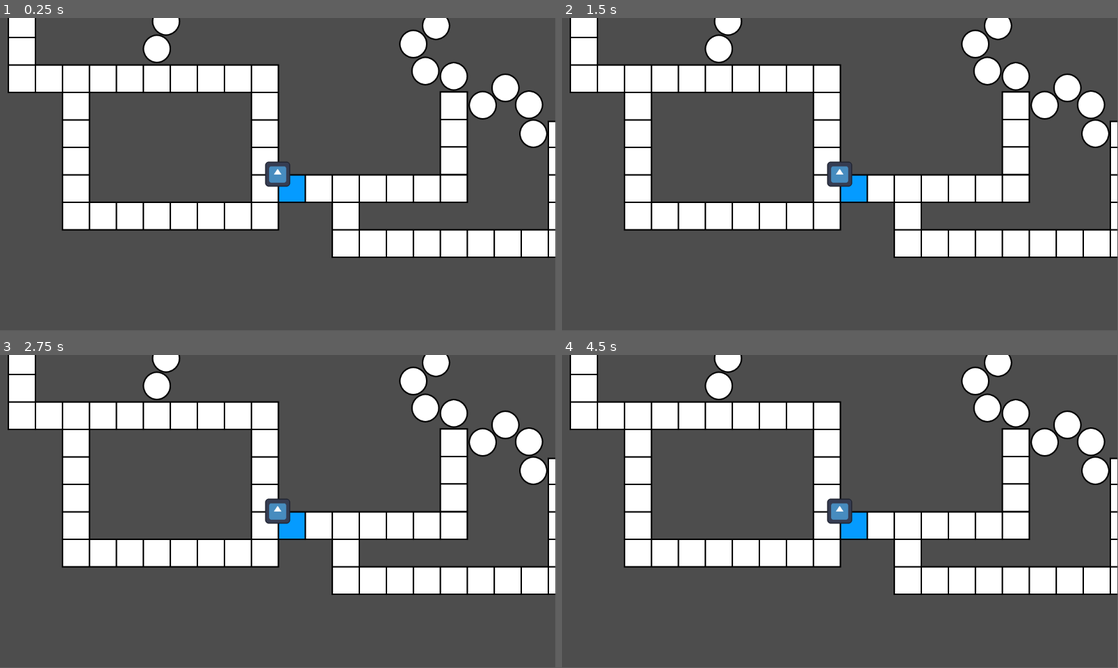
Above: before the commit, frames 1-4 (two rows, left to right).
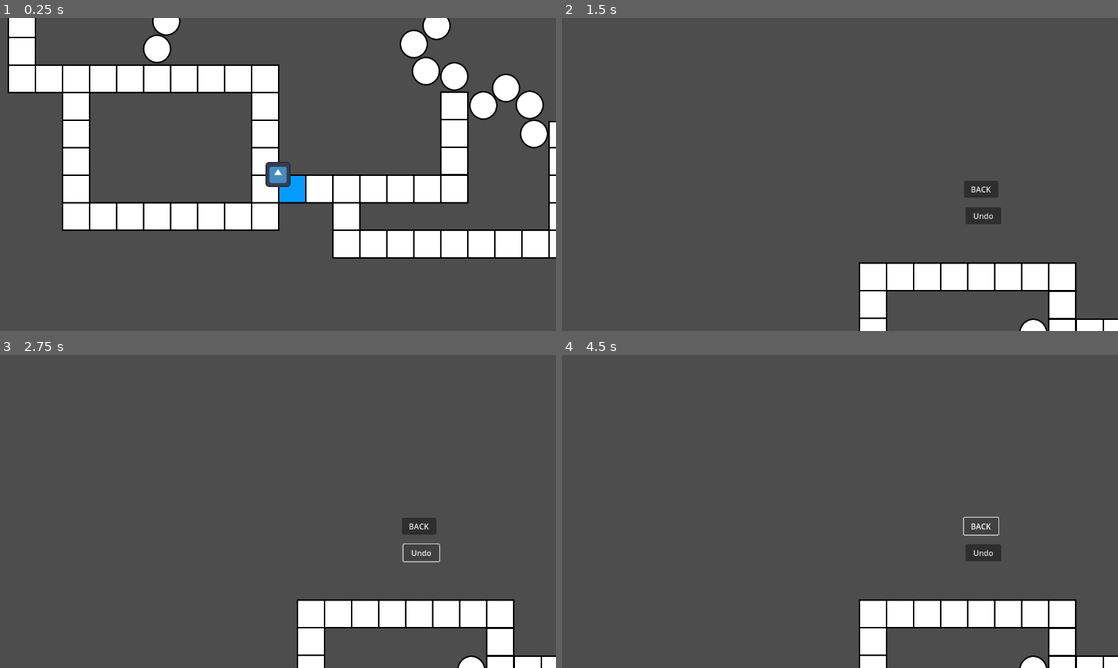
Above: after the commit, the same moments.

Repository: hfxbse/mparty
Game: Godot game, scene res://main/main.tscn
Two runs of this game, one before a commit and one after it. Both use one fixed random seed, a clock stepped at 60 frames per second and the inputs below. The engine's default icon, where the game draws it, is replaced by a stand-in: a white triangle on a blue panel in a dark square.
Inputs (mouse positions are in pixels of both pictures, inside the frame that each line leads up to):
- Up to frame 1 (0.25 s): no input
- Up to frame 2 (1.5 s): tap Enter at 0.5 s; move the mouse to (962, 158) at 0.52 s; hold M 0.53-1.25 s; click (962, 158) at 0.67 s; tap P at 0.8 s; click (928, 212) at 1.25 s, where only the run after the commit has a clickable "MOVE"
- Up to frame 3 (2.75 s): click (422, 552) at 2 s, where only the run after the commit has a clickable "Undo"
- Up to frame 4 (4.5 s): click (984, 552) at 2.75 s, where only the run after the commit has a clickable "Undo"; click (984, 552) at 3.5 s, where only the run after the commit has a clickable "Undo"; click (979, 527) at 4.25 s, where only the run after the commit has a clickable "BACK"
In our replay, the window is 799x449 before the commit and 800x450 after it. These sizes can differ from the game's own. Grey fills any space a smaller window leaves; there, only what the larger window draws over its background counts as a difference.

The runs differ from the first frame. In frame 1, 3.4% of the frame differs, in the area x 1-100%, y 0-77%; in frame 2, 30%; in frame 3, 30%; in frame 4, 30%, in the area x 1-100%, y 0-100%.

Commit message:
Fix camera and sart implementation of the mobile camera

Diff:
--- a/main/MainCamera.gd
+++ b/main/MainCamera.gd
@@ -13,7 +13,7 @@
 func _unhandled_input(event: InputEvent) -> void:
 	if is_current():
 		if event is InputEventMouseMotion:
-			if event.button_mask == MOUSE_BUTTON_MASK_MIDDLE:
+			if event.button_mask == MOUSE_BUTTON_MASK_LEFT:
 				position -= event.relative * zoom
 		elif event is InputEventMouseButton:
 			if event.is_pressed:
@@ -42,3 +42,9 @@
 func set_camera():
 	position = last_pos
 	make_current()
+
+func on_mobile_zoom_in():
+	pass
+
+func on_mobile_zoom_out():
+	pass
--- a/main/main.gd
+++ b/main/main.gd
@@ -3,7 +3,10 @@
 @onready var player: Player = $Player
 @onready var map = $Map
 @onready var MoveButton = $MoveButton
+@onready var main_camera = $MainCamera
+@onready var player_camera = $Player/PlayerCamera
 
+var hud
 
 signal turn_start()
 
@@ -12,6 +15,10 @@
 	#Example call
 	print(question_handler.get_next_question(Question.Difficulty.EASY).question)
 	print(question_handler.get_random_question(Question.Difficulty.EASY).question)
+
+	if OS.get_name() == "Android" or OS.get_name() == "iOS":
+		hud = preload("res://mobile_hud.tscn").instantiate()
+		add_child(hud)
 
 
 func _ready():
@@ -35,3 +42,9 @@
 
 func _on_undo_button_pressed():
 	player.undo_last_move()
+
+func _process(delta):
+	if(Input.is_key_pressed(KEY_M)):
+		main_camera.set_camera()
+	elif(Input.is_key_pressed(KEY_P)):
+		player_camera.make_current()
--- a/main/main.tscn
+++ b/main/main.tscn
@@ -35,6 +35,9 @@
 offset_bottom = 103.0
 text = "Undo"
 
+[node name="MainCamera" type="Camera2D" parent="."]
+script = ExtResource("4_3shos")
+
 [connection signal="turn_ended" from="Player" to="." method="_on_player_turn_ended"]
 [connection signal="pressed" from="MoveButton" to="." method="_on_button_pressed"]
 [connection signal="pressed" from="BackButton" to="." method="_on_back_button_pressed"]
--- /dev/null
+++ b/mobile_hud.gd
@@ -0,0 +1,11 @@
+extends CanvasLayer
+
+signal zoom_in()
+signal zoom_out()
+
+func _on_zoom_in_button_pressed():
+	pass # Replace with function body.
+
+
+func _on_zoom_out_button_pressed():
+	pass # Replace with function body.
--- /dev/null
+++ b/mobile_hud.tscn
@@ -0,0 +1,35 @@
+[gd_scene load_steps=2 format=3 uid="uid://bb1er5sfi5gct"]
+
+[ext_resource type="Script" path="res://mobile_hud.gd" id="1_iekf0"]
+
+[node name="MobileHUD" type="CanvasLayer"]
+script = ExtResource("1_iekf0")
+
+[node name="MarginContainer" type="MarginContainer" parent="."]
+offset_right = 1152.0
+offset_bottom = 648.0
+size_flags_horizontal = 3
+theme_override_constants/margin_left = 1070
+theme_override_constants/margin_top = 500
+theme_override_constants/margin_right = 20
+theme_override_constants/margin_bottom = 20
+
+[node name="VBoxContainer" type="VBoxContainer" parent="MarginContainer"]
+layout_mode = 2
+size_flags_horizontal = 3
+size_flags_vertical = 3
+
+[node name="ZoomInButton" type="Button" parent="MarginContainer/VBoxContainer"]
+layout_mode = 2
+size_flags_vertical = 3
+theme_override_font_sizes/font_size = 24
+text = "+"
+
+[node name="ZoomOutButton" type="Button" parent="MarginContainer/VBoxContainer"]
+layout_mode = 2
+size_flags_vertical = 3
+theme_override_font_sizes/font_size = 24
+text = "-"
+
+[connection signal="pressed" from="MarginContainer/VBoxContainer/ZoomInButton" to="." method="_on_zoom_in_button_pressed"]
+[connection signal="pressed" from="MarginContainer/VBoxContainer/ZoomOutButton" to="." method="_on_zoom_out_button_pressed"]
--- a/player/player.gd
+++ b/player/player.gd
@@ -1,7 +1,6 @@
 class_name Player extends Node2D
 
 var moves = 0
-
 var current_location: Field
 var last_location: Field
 
--- a/project.godot
+++ b/project.godot
@@ -15,6 +15,10 @@
 config/features=PackedStringArray("4.0", "GL Compatibility")
 config/icon="res://player/icon.svg"
 
+[display]
+
+window/stretch/mode="viewport"
+
 [dotnet]
 
 project/assembly_name="mparty"
Not shown: 1 places in main/main.tscn that only renumber resources
Not shown: 85 places in map/map.tscn that only renumber resources
